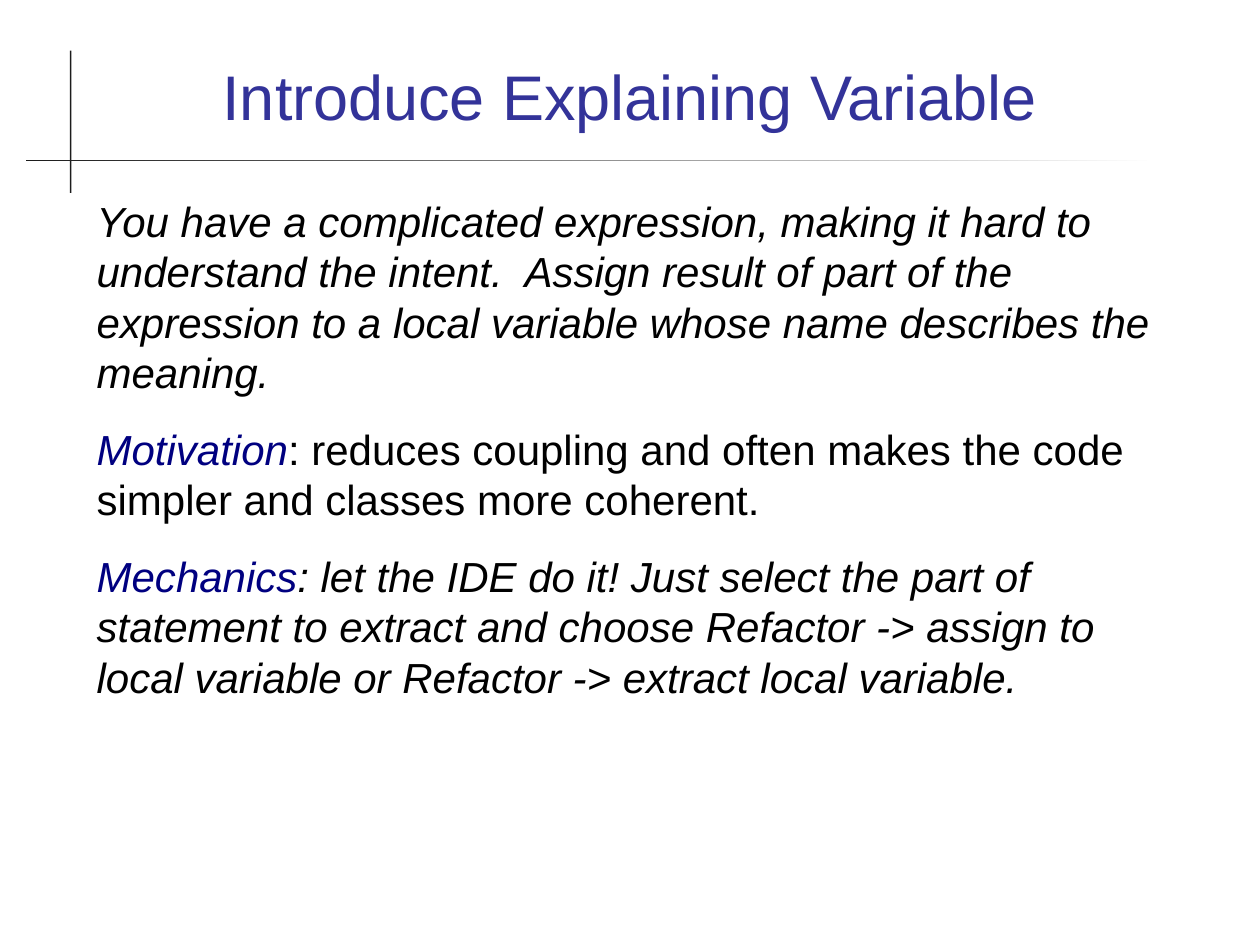
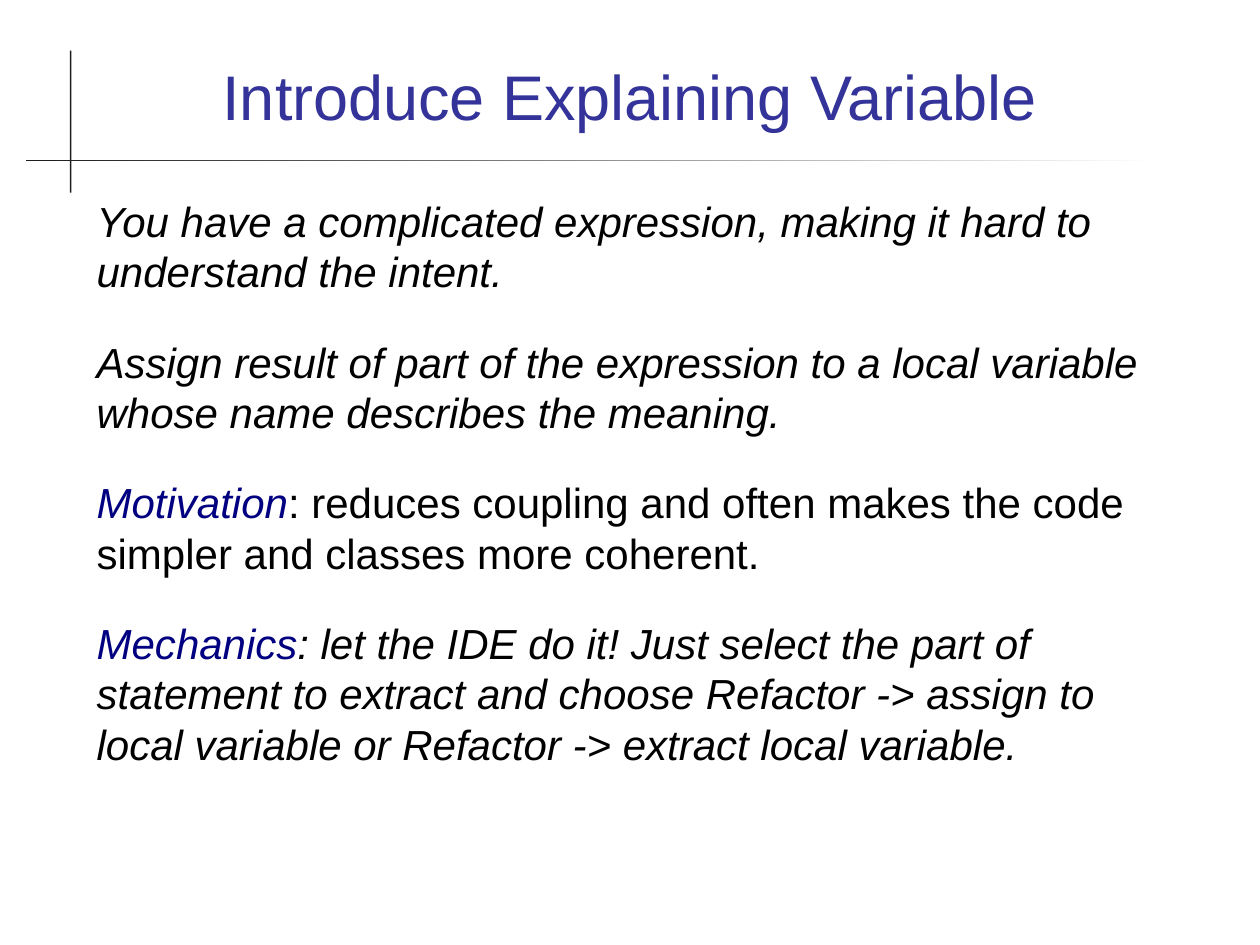
Before and after one commit to cpske/ISP, a slide deck: slide 5 of refactoring/Refactoring-Patterns.ppt. Drawn at 1260x945 pixels with LibreOffice and Linux fonts; fonts in the diff are those of the drawing. Boxes give left, top, right and bottom in pixels: in the first picture for what was removed or moved away, otherwise in the second. Text is boxed around its words. In the diff, an @@ line names an element or a change of style, - is before the commit and + after.

Commit message:
update refactoring slides, minor change in agile assignment

```diff
--- a/refactoring/Refactoring-Patterns.ppt
+++ b/refactoring/Refactoring-Patterns.ppt
@@ text at bbox=[97, 206, 1137, 436]: text changed @@
-You have a complicated expression, making it hard to understand the intent. Assign result of part of the expression to a local variable whose name describes the meaning.
+You have a complicated expression, making it hard to understand the intent.
+Assign result of part of the expression to a local variable whose name describes the meaning.
@@ text at bbox=[97, 487, 1124, 761]: more space between paragraphs @@
```
Also in this commit, not shown: 10 other slides changed, 1 slide added, 9 other files.
